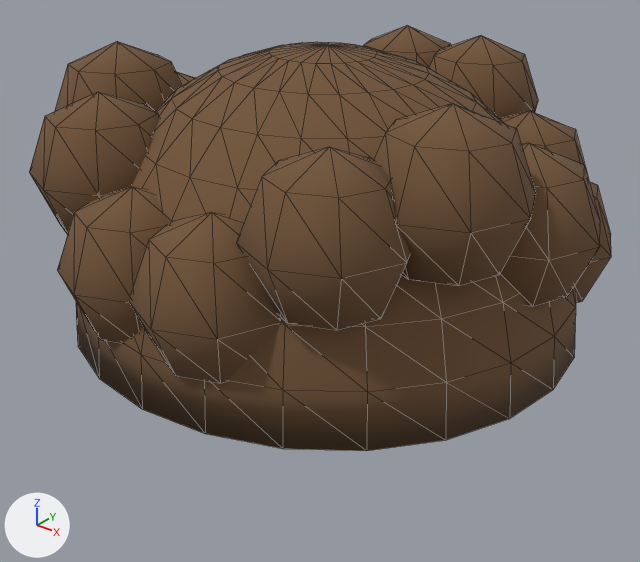
One commit to the glTF model public/assets/island/characters/wear/hair_curly.glb: the scene before it, then after it.
Rendered twice from a 50 mm camera at (1.056, -1.345, 2.431) aimed at (0.005, -0.031, 1.616). Every picture has the same lights, and +X, +Y and +Z are marked at lower left. The first picture is the older version. Both versions are drawn at the pose saved in each file; the numbers are the values there. Mesh edges are drawn as thin lines.
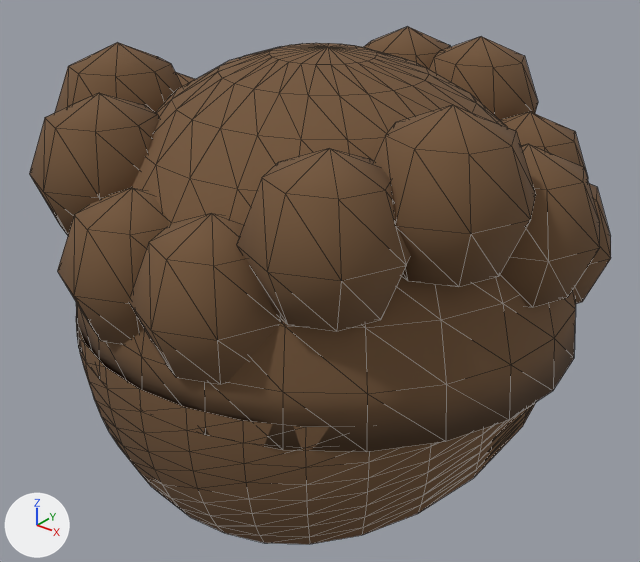
Edits to the bpy script that builds the scene:
```text
Change me_mesh_0:
    used by ob_mesh_0; location = (0.0, 0.0, 0.0)
    remove me_mesh_0.from_pydata(...)  # 558 vertices, 1056 faces; spans x -0.576..0.575, y -0.564..0.564, z 1.551..2.1
    add me_mesh_0.from_pydata(...)  # 702 vertices, 1303 faces; spans x -0.576..0.575, y -0.564..0.564, z 1.248..2.096
    me_mesh_0 part 1: the loose piece of 26 vertices spanning x 0.284..0.575, y -0.146..0.145, z 1.691..1.99 is moved by (0.0, 0.0, -0.003)
    me_mesh_0 part 2: the loose piece of 26 vertices spanning x 0.242..0.532, y -0.332..-0.042, z 1.789..2.088 is moved by (0.0, 0.0, -0.003)
    me_mesh_0 part 3: the loose piece of 26 vertices spanning x 0.123..0.413, y -0.481..-0.191, z 1.734..2.033 is moved by (0.0, 0.0, -0.003)
    me_mesh_0 part 4: the loose piece of 26 vertices spanning x -0.05..0.24, y -0.564..-0.274, z 1.613..1.912 is moved by (0.0, 0.0, -0.003)
    me_mesh_0 part 5: the loose piece of 26 vertices spanning x -0.241..0.049, y -0.564..-0.274, z 1.613..1.912 is moved by (0.0, 0.0, -0.003)
    me_mesh_0 part 6: the loose piece of 26 vertices spanning x -0.414..-0.124, y -0.481..-0.191, z 1.734..2.033 is moved by (0.0, 0.0, -0.003)
    me_mesh_0 part 7: the loose piece of 26 vertices spanning x -0.533..-0.243, y -0.332..-0.042, z 1.789..2.088 is moved by (0.0, 0.0, -0.003)
    me_mesh_0 part 8: the loose piece of 26 vertices spanning x -0.576..-0.286, y -0.146..0.145, z 1.691..1.99 is moved by (0.0, 0.0, -0.003)
    me_mesh_0 part 9: the loose piece of 26 vertices spanning x -0.241..0.049, y 0.274..0.564, z 1.77..2.068 is moved by (0.0, 0.0, -0.003)
    me_mesh_0 part 10: the loose piece of 26 vertices spanning x -0.05..0.24, y 0.274..0.564, z 1.77..2.068 is moved by (0.0, 0.0, -0.003)
    me_mesh_0 part 11: the loose piece of 26 vertices spanning x 0.123..0.413, y 0.191..0.481, z 1.646..1.947 is moved by (0.0, 0.0, -0.003)
    me_mesh_0 part 12: the loose piece of 26 vertices spanning x 0.242..0.532, y 0.042..0.332, z 1.594..1.893 is moved by (0.0, 0.0, -0.003)
    me_mesh_0 part 13: the loose piece of 194 vertices spanning x -0.535..0.534, y -0.522..0.492, z 1.551..2.1 is rebuilt with 194 vertices and now spans x -0.535..0.534, y -0.522..0.492, z 1.549..2.096
    me_mesh_0 part 14: a new loose piece of 144 vertices spanning x -0.524..0.522, y -0.525..0.018, z 1.248..1.594, in mat_hair (brown #735538)
    other edits to the shape of me_mesh_0 do not show in these pictures
```

Pixel boxes [x1, y1, x2, y2] of what changed, in the pictures (640 x 562 px; the box of a moved part takes in the faces that stretch with it):
'Mesh_0', reshaped (22% taller): before [29, 26, 611, 451]; after [29, 27, 611, 544]
part 1 of me_mesh_0, moved or reshaped: before [500, 143, 600, 306]; after [500, 144, 600, 307]
part 2 of me_mesh_0, moved or reshaped: before [373, 104, 536, 286]; after [373, 105, 536, 287]
part 3 of me_mesh_0, moved or reshaped: before [236, 147, 411, 330]; after [236, 148, 411, 331]
part 4 of me_mesh_0, moved or reshaped: before [130, 212, 281, 383]; after [130, 213, 281, 384]
part 5 of me_mesh_0, moved or reshaped: before [57, 187, 170, 343]; after [57, 188, 170, 344]
part 6 of me_mesh_0, moved or reshaped: before [29, 92, 160, 235]; after [29, 93, 160, 235]
part 7 of me_mesh_0, moved or reshaped: before [55, 41, 182, 111]; after [55, 42, 182, 113]
part 8 of me_mesh_0, moved or reshaped (mostly hidden): before [176, 72, 195, 86]; after [175, 72, 195, 87]
part 9 of me_mesh_0, moved or reshaped: before [363, 26, 451, 68]; after [364, 27, 450, 69]
part 10 of me_mesh_0, moved or reshaped: before [429, 35, 538, 119]; after [429, 36, 538, 120]
part 11 of me_mesh_0, moved or reshaped: before [500, 111, 588, 175]; after [500, 112, 588, 178]
part 12 of me_mesh_0, moved or reshaped: before [574, 182, 611, 303]; after [573, 184, 611, 304]
part 13 of me_mesh_0, rebuilt: before [76, 42, 576, 451]; after [76, 43, 576, 452]
part 14 of me_mesh_0, added (brown): after [76, 310, 536, 544]
